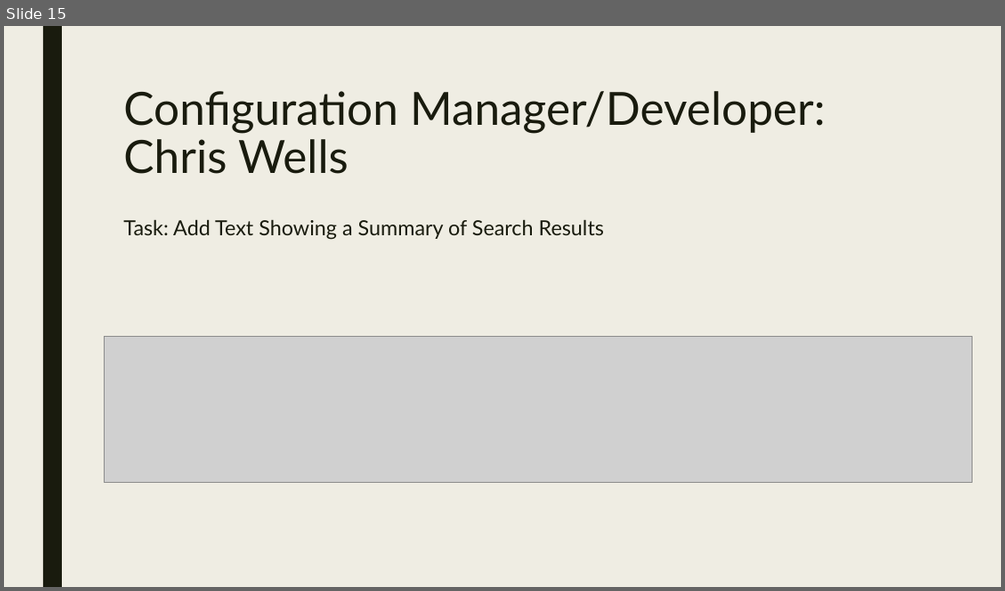
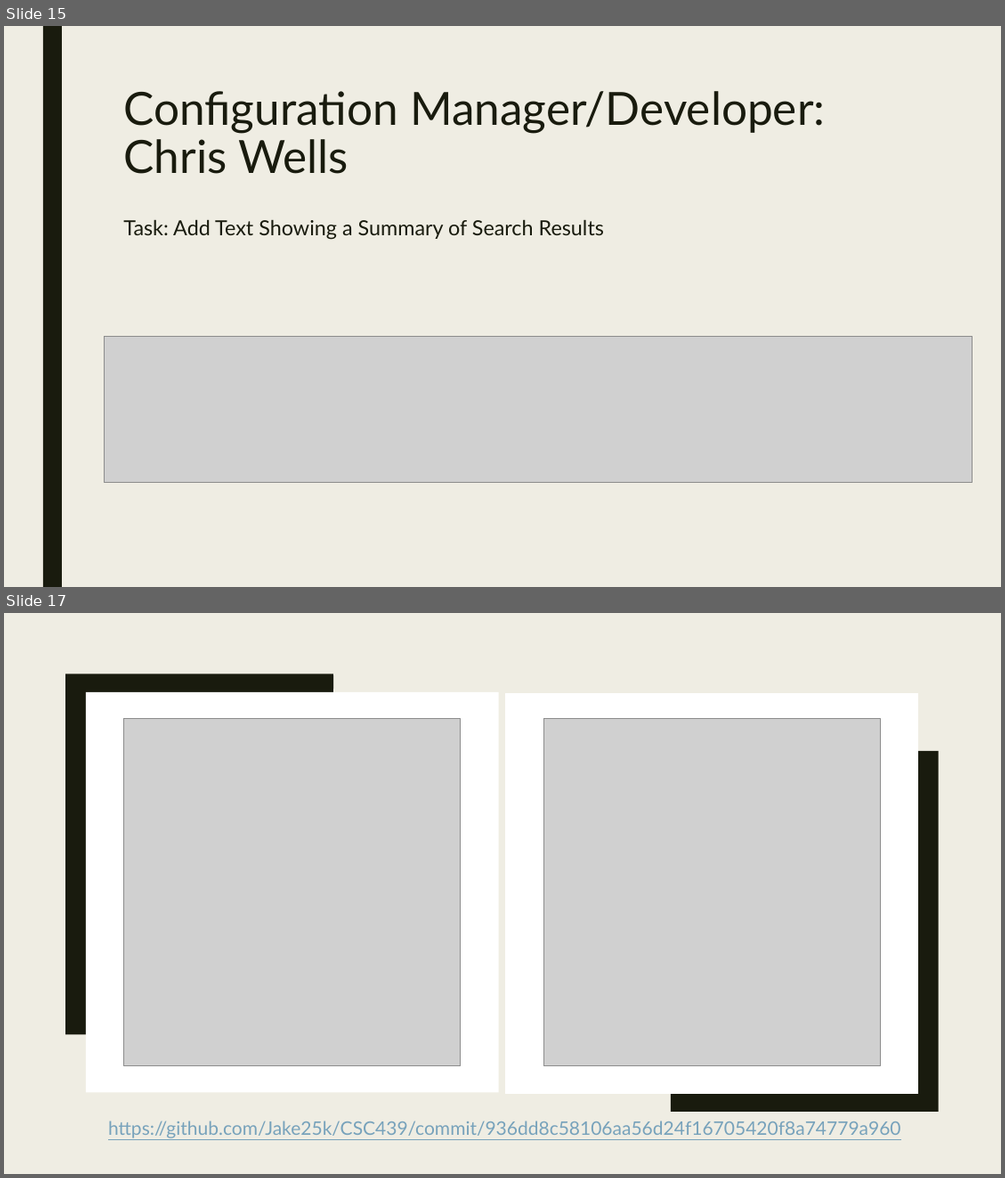
Before and after one commit to Jake25k/CSC439, a slide deck: PowerPoint Slides/csc439_sprint3_final.pptx. Shown one above the other, each under a label of ours: slide 15 before the commit, slides 15 and 17 after it; the slides between them are not shown. The pictures are 1005x591 and 1005x1178 pixels, drawn with LibreOffice and Linux fonts; fonts in the diff are those of the drawing; grey boxes stand for pictures. Boxes give left, top, right and bottom in pixels: in the first picture for what was removed or moved away, otherwise in the second. Text is boxed around its words. In the diff, an @@ line names an element or a change of style, - is before the commit and + after.

```diff
--- a/PowerPoint Slides/csc439_sprint3_final.pptx
+++ b/PowerPoint Slides/csc439_sprint3_final.pptx
@@ slide 17 added at bbox=[4, 613, 1001, 1174], background #EFEDE3 @@
@@ rectangle added at bbox=[4, 613, 1001, 1174], fill #EFEDE3 @@
@@ rectangle added at bbox=[43, 613, 62, 1174], fill #191B0E @@
@@ freeform shape added at bbox=[65, 674, 333, 1034], fill #191B0E @@
@@ rectangle added at bbox=[86, 692, 498, 1093], fill #FFFFFF @@
@@ picture added at bbox=[124, 718, 461, 1066] @@
@@ rectangle added at bbox=[506, 693, 919, 1093], fill #FFFFFF @@
@@ picture added at bbox=[544, 718, 881, 1066] @@
@@ freeform shape added at bbox=[671, 751, 938, 1111], fill #191B0E @@
@@ text added at bbox=[108, 1120, 901, 1138], 18 pt, text #77A2BB, underline @@
+https://github.com/Jake25k/CSC439/commit/936dd8c58106aa56d24f16705420f8a74779a960
```
Also in this commit, not shown: 1 slide changed, 1 other slide added.
